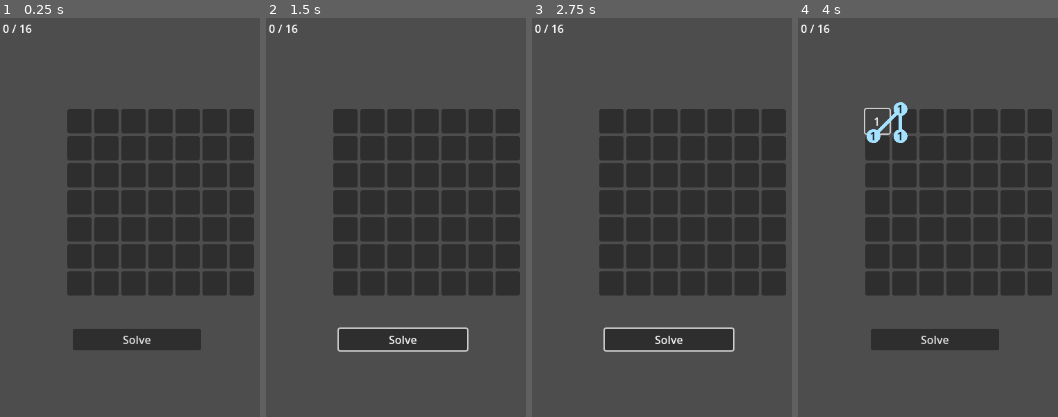
Above: before the commit, frames 1-4 (left to right).
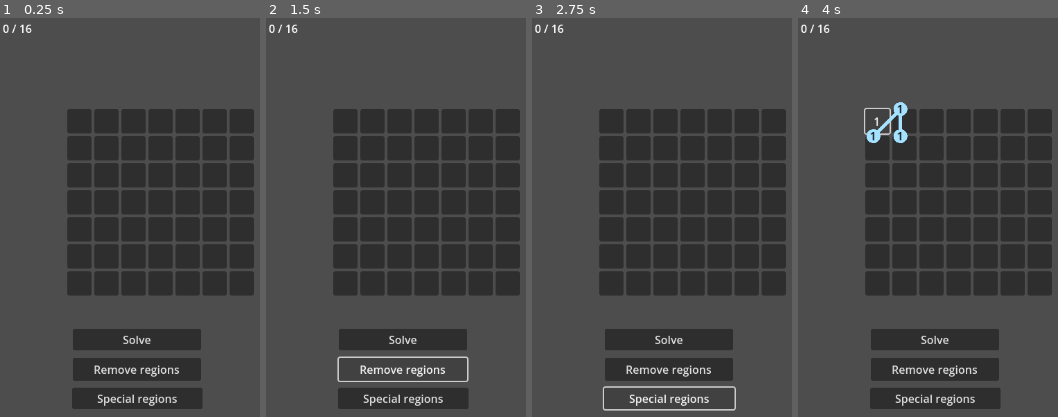
Above: after the commit, the same moments.

Repository: flavia-telcean/minesweedoku
Game: Godot game, scene res://main.tscn
Two runs of this game, one before a commit and one after it. Both use one fixed random seed, a clock stepped at 60 frames per second and the inputs below.
Inputs (mouse positions are in pixels of both pictures, inside the frame that each line leads up to):
- Up to frame 1 (0.25 s): no input
- Up to frame 2 (1.5 s): click "Solve" at 0.5 s; click (403, 369) at 1.25 s, where only the run after the commit has a clickable "Remove regions"
- Up to frame 3 (2.75 s): click (669, 397) at 2 s, where only the run after the commit has a clickable "Special regions"
- Up to frame 4 (4 s): click (876, 121) at 2.77 s; click "1" at 3.5 s

The runs differ from the first frame. In frame 1, 5.1% of the frame differs, in the area x 27-78%, y 85-98%; in frame 2, 3.9%; in frame 3, 4.1%; in frame 4, 5.1%.

Commit message:
Add region for total mine count

Diff:
--- a/MineGrid.gd
+++ b/MineGrid.gd
@@ -160,19 +160,23 @@
 	region.formula = Formula.make_number(remaining)
 	return region
 
+func special_regions() -> Array[Region]:
+	var region_whole := Region.new()
+	tiles \
+		.filter(func (t): return not t.reveal and not t.is_known_mine()) \
+		.map(func (t): region_whole.cells.append(t.cell))
+	region_whole.id = -1
+	region_whole.formula = Formula.make_number(mine_count() - flag_count())
+	return [region_whole]
+
 func make_regions() -> Array[Region]:
 	var regions : Array[Region] = []
-	var region_whole := Region.new()
 	for i in range(len(tiles)):
 		if(tiles[i].reveal and not tiles[i].is_known_mine()):
 			var region : Region = region_at_cell(tiles[i], i)
 			if(len(region.cells)):
 				regions.append(region)
-		if(not tiles[i].reveal and not tiles[i].is_known_mine()):
-			region_whole.cells.append(tiles[i].cell)
-	region_whole.id = -1
-	region_whole.formula = Formula.make_number(mine_count() - flag_count())
-	regions.append(region_whole)
+	regions += special_regions()
 	return regions
 
 var lines : Array[Line2D] = []
@@ -229,7 +233,7 @@
 	return cell_positions[position_id]
 
 func create_line(cells : Array[int], id : int, label : String):
-	if(id < 0):
+	if(len(cells) > 12):
 		return
 	var positions : Array[Vector2] = []
 	positions.assign(cells.map(func(x): return get_point_position(x, id)))
--- a/Solver.gd
+++ b/Solver.gd
@@ -174,6 +174,14 @@
 	rules.append(Rule2.from_string("(x) (x) (0) (?) (?) (none) (none) (clear)"))
 	rules.append(Rule1.from_string("(x) (x) (bomb)"))
 	rules.append(Rule1.from_string("(0) (x) (clear)"))
+	special_regions()
+	get_parent().get_parent().get_node("SolveButton").pressed.connect(_on_activate)
+	get_parent().get_parent().get_node("RemoveButton").pressed.connect(remove_regions)
+	get_parent().get_parent().get_node("SpecialButton").pressed.connect(special_regions)
+
+
+func special_regions():
+	mine_grid.special_regions().map(new_region)
 
 func new_region(region : Region):
 	regions.append(region)
--- a/main.tscn
+++ b/main.tscn
@@ -37,3 +37,19 @@
 offset_right = 286.0
 offset_bottom = 476.0
 text = "Solve"
+
+[node name="RemoveButton" type="Button" parent="."]
+layout_mode = 2
+offset_left = 101.0
+offset_top = 487.0
+offset_right = 286.0
+offset_bottom = 520.0
+text = "Remove regions"
+
+[node name="SpecialButton" type="Button" parent="."]
+layout_mode = 0
+offset_left = 100.0
+offset_top = 530.0
+offset_right = 288.0
+offset_bottom = 560.0
+text = "Special regions"
